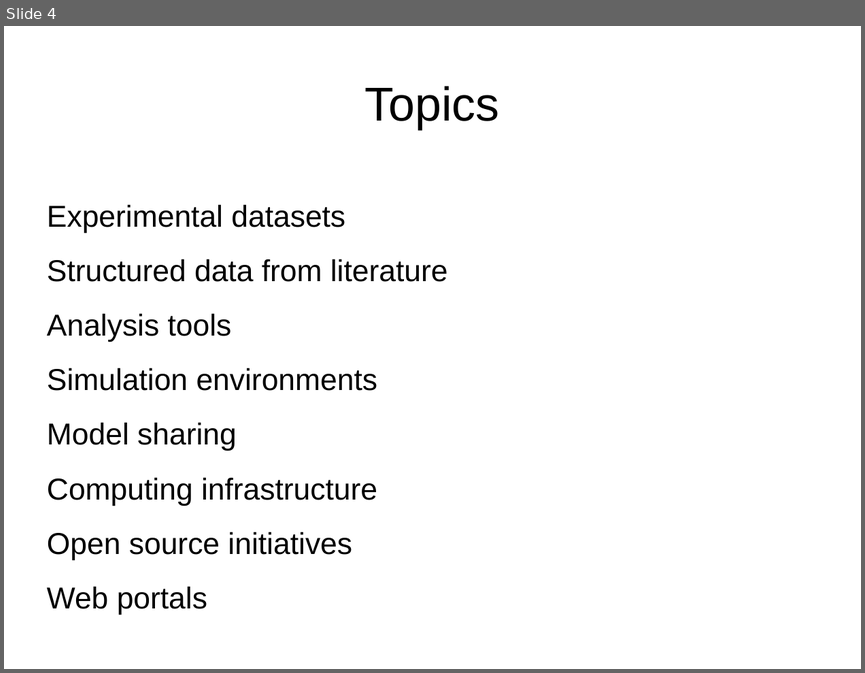
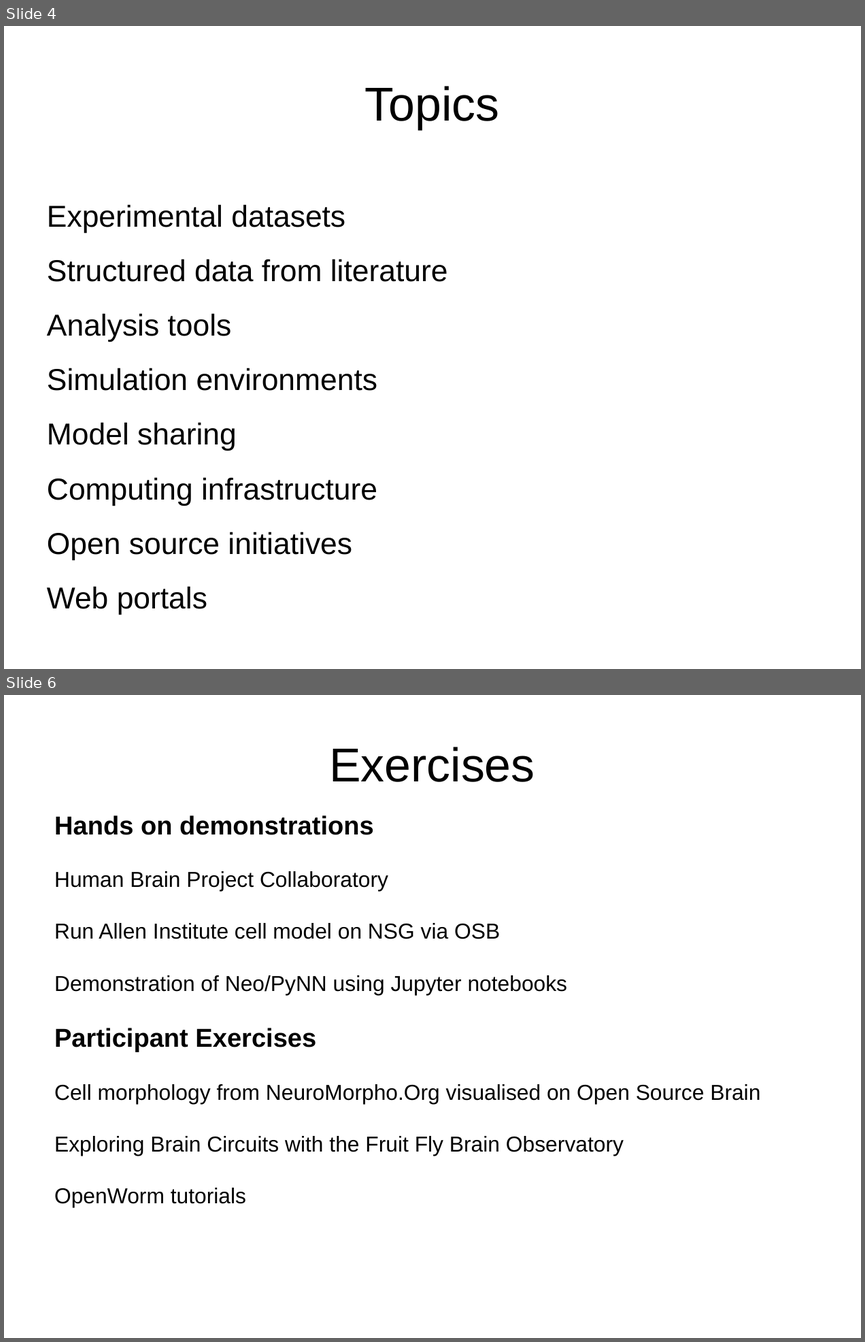
Before and after one commit to NeuralEnsemble/NeuroinformaticsTutorial, a slide deck: Part_1_Resources_for_computational_modellers/Introduction/Introduction.pptx. Shown one above the other, each under a label of ours: slide 4 before the commit, slides 4 and 6 after it; the slides between them are not shown. The pictures are 865x673 and 865x1342 pixels, drawn with LibreOffice and Linux fonts; fonts in the diff are those of the drawing. Boxes give left, top, right and bottom in pixels: in the first picture for what was removed or moved away, otherwise in the second. Text is boxed around its words. In the diff, an @@ line names an element or a change of style, - is before the commit and + after.

```diff
--- a/Part_1_Resources_for_computational_modellers/Introduction/Introduction.pptx
+++ b/Part_1_Resources_for_computational_modellers/Introduction/Introduction.pptx
@@ slide 6 added at (4,695,861,1338), background #FFFFFF @@
@@ text added at (329,747,535,782), 44 pt, text #000000 @@
+Exercises
@@ text added at (54,815,760,1207), 20 pt, text #000000 @@
+Hands on demonstrations
+Human Brain Project Collaboratory
+Run Allen Institute cell model on NSG via OSB
+Demonstration of Neo/PyNN using Jupyter notebooks
+Participant Exercises
+Cell morphology from NeuroMorpho.Org visualised on Open Source Brain
+Exploring Brain Circuits with the Fruit Fly Brain Observatory
+OpenWorm tutorials
```
Also in this commit, not shown: 4 slides changed, 2 slides removed, 1 other file.
